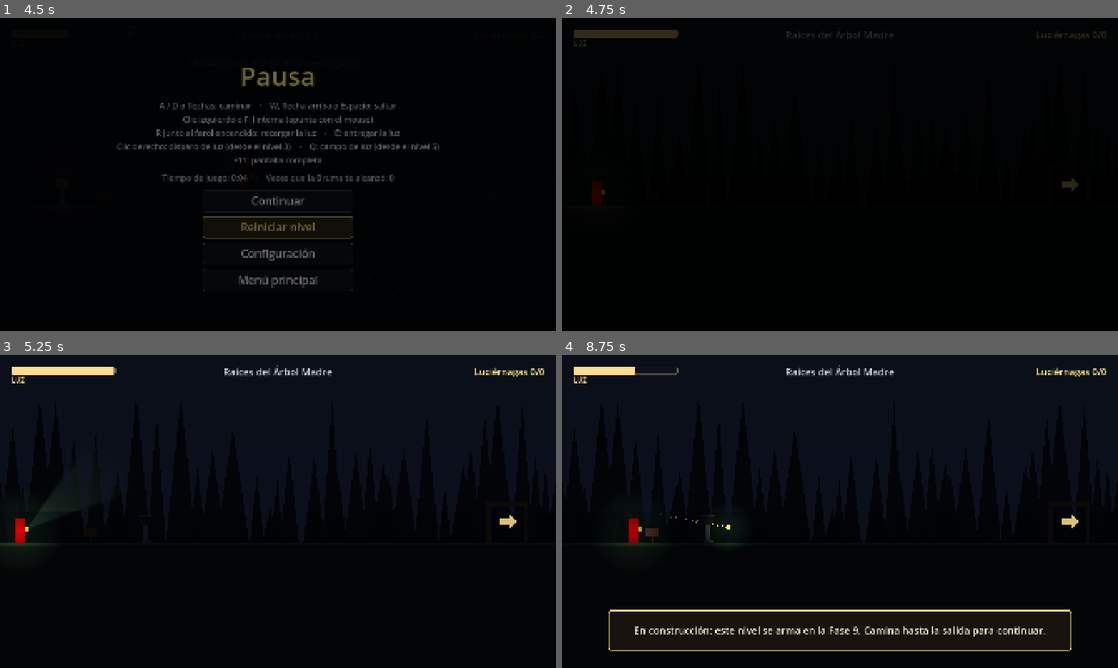
Above: before the commit, frames 1-4 (two rows, left to right).
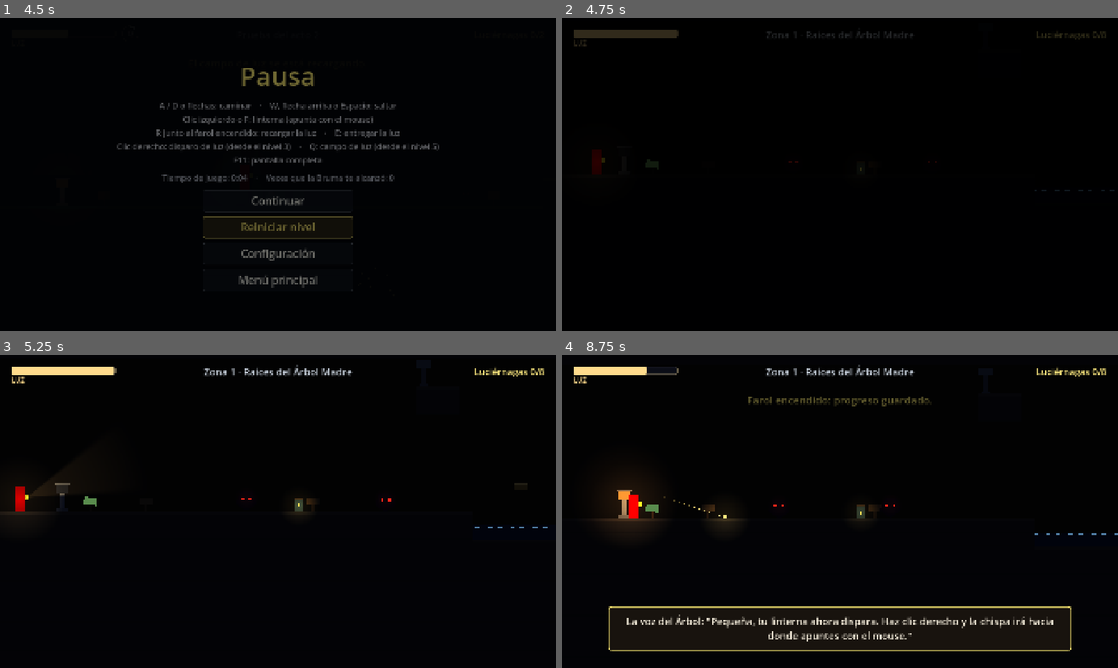
Above: after the commit, the same moments.

Repository: Kalettco/La-Neblina
Game: Godot game, scene res://escenas/niveles/nivel_prueba_acto2.tscn
Two runs of this game, one before a commit and one after it. Both use one fixed random seed, a clock stepped at 60 frames per second and the inputs below. This scene is started directly instead of the project's main scene.
Inputs (mouse positions are in pixels of both pictures, inside the frame that each line leads up to):
- Up to frame 1 (4.5 s): tap Enter at 0.5 s; move the mouse to (400, 158) at 0.52 s; hold F (linterna) 0.53-1.28 s; hold D (mover_derecha) 0.53-2.03 s; right-click (400, 158) at 0.6 s; click (400, 158) at 0.67 s; tap W (saltar) at 0.77, 1.52, 3.02, 3.77 s; move the mouse to (166, 190) at 1.27 s; tap F (linterna) at 1.35, 3.8 s; click (166, 190) at 1.42 s; right-click (166, 190) at 1.55 s; move the mouse to (333, 105) at 2.02 s; hold A (mover_izquierda) 2.03-2.78 s; hold F (linterna) 2.03-2.78 s; tap Q (campo_luz) at 2.1 s; click (333, 105) at 2.17 s; move the mouse to (250, 237) at 2.77 s; hold D (mover_derecha) 2.78-4.25 s; right-click (250, 237) at 2.85 s; click (250, 237) at 2.92 s; move the mouse to (444, 221) at 3.52 s; hold E (entregar_luz) 3.53-4.25 s; click (444, 221) at 3.67 s; tap Escape (pausa) at 4.15 s; click "Reiniciar nivel" at 4.25 s
- Up to frame 2 (4.75 s): no input
- Up to frame 3 (5.25 s): move the mouse to (111, 464) at 5.02 s; hold A (mover_izquierda) from 5.03 s (still down); tap F (linterna) at 5.1 s; click (111, 464) at 5.17 s
- Up to frame 4 (8.75 s): tap W (saltar) at 5.27, 6.77, 7.52, 8.27 s; right-click (673, 464) at 5.3 s; move the mouse to (867, 511) at 5.77 s; release A (mover_izquierda) at 5.78 s; hold D (mover_derecha) 5.78-6.53 s; hold F (linterna) 5.78-6.53 s; tap R (recargar_luz) at 5.85 s; click (867, 511) at 5.92 s; move the mouse to (756, 433) at 6.52 s; hold A (mover_izquierda) 6.53-8.03 s; tap Enter at 6.6 s; click (756, 433) at 6.67 s; right-click (756, 433) at 6.8 s; move the mouse to (962, 495) at 7.27 s; hold F (linterna) 7.28-8.03 s; tap Keypad Enter at 7.35 s; click (962, 495) at 7.42 s; move the mouse to (728, 527) at 8.02 s; hold D (mover_derecha) from 8.03 s (still down); tap Space at 8.1 s; click (728, 527) at 8.17 s; right-click (728, 527) at 8.3 s

Frame 1 is identical in both runs. In frame 2, 0.6% of the frame differs, in the area x 5-100%, y 4-60%; in frame 3, 9.7%; in frame 4, 14%, in the area x 0-100%, y 3-92%.

Commit message:
Fase 9: Nivel 3 completo (4 zonas), arenas de oleadas, raices que hablan y arreglo de la regla de los pies

Diff:
--- /dev/null
+++ b/escenas/objetos/arena.tscn
@@ -0,0 +1,6 @@
+[gd_scene format=3]
+
+[ext_resource type="Script" path="res://scripts/objetos/arena.gd" id="1_arena"]
+
+[node name="Arena" type="Node2D"]
+script = ExtResource("1_arena")
--- /dev/null
+++ b/escenas/objetos/puerta_arena.tscn
@@ -0,0 +1,11 @@
+[gd_scene format=3]
+
+[ext_resource type="Script" path="res://scripts/objetos/puerta_arena.gd" id="1_puerta"]
+
+[node name="PuertaArena" type="StaticBody2D"]
+collision_mask = 0
+script = ExtResource("1_puerta")
+
+[node name="CollisionShape2D" type="CollisionShape2D" parent="."]
+
+[node name="Visual" type="Node2D" parent="."]
--- a/scripts/datos/nivel_3_raices.gd
+++ b/scripts/datos/nivel_3_raices.gd
@@ -1,17 +1,88 @@
 extends RefCounted
-## Datos de "Nivel 3 · Las raíces profundas" (PROVISIONAL).
-## Nivel vacío con un cartel "En construcción" y una salida; se construye en la Fase 9.
+## Datos del NIVEL 3 · LAS RAÍCES PROFUNDAS (acto 2).
+## Horizontal, bajo tierra. Enseña el disparo de luz y termina en una arena.
+## Coordenadas en casillas de 48 px. Ver los comandos en scripts/nivel.gd.
+##
+## Reglas usadas: salto de hasta 3,5 casillas de alto y huecos de 2-3 casillas;
+## un farol cada 25-50 casillas; cada zona enseña algo nuevo.
 
 const NOMBRE: String = "Nivel 3 · Las raíces profundas"
-const SUBTITULO: String = "Acto 2 · En construcción"
+const SUBTITULO: String = "Acto 2"
 const OBJETIVO: String = "Usa el disparo de luz y baja por las raíces hasta la grieta."
 
 
 static func construir(n: Nivel) -> void:
-	n.tamano(40, 18)
-	n.zona(0, 40, "Raíces del Árbol Madre", 0.80, false)
-	n.inicio(2, 13)
-	n.suelo(0, 39, 14)
-	n.cartel(6, 13, "En construcción: este nivel se arma en la Fase 9. Camina hasta la salida para continuar.")
-	n.farol(10, 13)
-	n.salida(36, 13)
+	n.tamano(200, 24)
+	n.zona(0, 50, "Zona 1 · Raíces del Árbol Madre", 0.85, true)
+	n.zona(50, 105, "Zona 2 · Galería de raíces", 0.85, true)
+	n.zona(105, 150, "Zona 3 · El pozo de luciérnagas", 0.85, true)
+	n.zona(150, 200, "Zona 4 · La puerta de la Bruma", 0.88, true)
+	n.inicio(2, 12)
+
+	# --- Zona 1: Raíces del Árbol Madre (enseña el disparo) ---
+	n.bloque(0, 49, 0, 1)                      # techo
+	n.suelo(0, 33, 13)
+	n.farol(4, 12)
+	n.nota_raiz(6, 12, "La voz del Árbol: \"Pequeña, tu linterna ahora dispara. Haz clic derecho y la chispa irá hacia donde apuntes con el mouse.\"")
+	n.cartel(10, 12, "Cada chispa gasta 6 de luz. Las sombras aguantan dos chispas y, al deshacerse, sueltan una luciérnaga que recarga tu luz.")
+	n.sombra("patrulla", 16, 12, 13, 20)
+	n.frasco(21, 12)
+	n.cartel(22, 12, "Ese brasero de allá arriba está muy alto: ni la linterna lo alcanza. Desde aquí, dispárale tres chispas en diagonal para encenderlo y abrir las raíces.")
+	n.sombra("patrulla", 26, 12, 23, 29)
+	n.bloque(30, 32, 4, 5)                     # saliente alto (inalcanzable)
+	n.brasero(30, 3, "a")                      # en la orilla izquierda: se le dispara en diagonal
+	n.agua(34, 39, 14)
+	n.bloque(34, 39, 15, 23)
+	n.plataforma_luz(36, 37, 11)
+	n.suelo(40, 49, 13)
+	n.puerta(44, 8, 12, "a")
+
+	# --- Zona 2: Galería de raíces (primeras lanzadoras, coberturas) ---
+	n.bloque(50, 104, 0, 5)                    # techo bajo
+	n.suelo(50, 104, 13)
+	n.farol(52, 12)
+	n.cartel(54, 12, "Lanzadora de bruma: dispara esquirlas cuando te ve. Escóndete detrás de las raíces y dispárale cuando se asome. Tu linterna la asusta y no la deja disparar.")
+	n.bloque(60, 60, 10, 12)                   # cobertura
+	n.lanzadora(68, 9)
+	n.frasco(71, 12)
+	n.bloque(76, 76, 10, 12)                   # cobertura
+	n.sombra("patrulla", 80, 12, 77, 87)
+	n.lanzadora(84, 8)
+	n.frasco(88, 12)
+	n.bloque(92, 93, 10, 12)                   # cobertura
+	n.sombra("cazadora", 97, 12, 94, 102)
+	n.lanzadora(99, 9)
+	n.frasco(101, 12)
+	n.farol(103, 12)
+
+	# --- Zona 3: El pozo de luciérnagas (primer descenso, 8 casillas) ---
+	n.bloque(105, 149, 0, 3)                   # techo
+	n.suelo(105, 108, 13)
+	n.cartel(106, 12, "El pozo de luciérnagas. Baja por las plataformas escondidas: ilumínalas con la linterna mientras saltas. Abajo hay espinas.")
+	n.plataforma_luz(110, 111, 15)
+	n.bloque(114, 116, 17, 17)                 # saliente sólido
+	n.frasco(115, 16)
+	n.plataforma_luz(119, 120, 19)
+	n.suelo(109, 122, 22)
+	n.espinas(109, 122, 21)
+	n.suelo(123, 199, 21)
+	n.farol(125, 20)
+	n.frasco(130, 20)
+	n.sombra("cazadora", 137, 20, 127, 146)
+
+	# --- Zona 4: La puerta de la Bruma (arena con 1 oleada) ---
+	n.bloque(150, 199, 0, 12)                  # techo de la arena
+	n.farol(153, 20)
+	n.cartel(155, 20, "La puerta de la Bruma. Al entrar, las raíces se cerrarán detrás de ti. Vence a todas las sombras para abrir el paso.")
+	n.frasco(157, 20)
+	n.puerta_arena(160, 13, 20, "puerta")                # entrada: se cierra al entrar
+	n.bloque(169, 170, 18, 20)                 # coberturas dentro de la arena
+	n.bloque(176, 176, 18, 20)
+	n.arena(160, 185, "puerta", [
+		[["sombra", "patrulla", 165, 20], ["sombra", "cazadora", 173, 20],
+		 ["sombra", "patrulla", 181, 20], ["lanzadora", 179, 16]],
+	])
+	n.puerta_arena(186, 13, 20, "puerta", true)          # salida: abre al vencer
+	n.nota_raiz(190, 20, "La voz del Árbol: \"Más abajo se abre la grieta. Sigue bajando, pequeña. Tu papá te necesita.\"")
+	n.frasco(192, 20)
+	n.salida(196, 20)
--- a/scripts/juego.gd
+++ b/scripts/juego.gd
@@ -411,6 +411,9 @@
 	# Los proyectiles enemigos en vuelo desaparecen
 	for proyectil: Node in get_tree().get_nodes_in_group("proyectiles_enemigos"):
 		proyectil.queue_free()
+	# Las arenas sin vencer vuelven a empezar
+	for arena: Node in get_tree().get_nodes_in_group("arenas"):
+		arena.call("reiniciar")
 	# Los frascos agarrados después del último farol vuelven a aparecer
 	for frasco: Node in get_tree().get_nodes_in_group("frascos"):
 		frasco.call("restaurar")
--- a/scripts/nivel.gd
+++ b/scripts/nivel.gd
@@ -38,6 +38,8 @@
 const ESCENA_SOMBRA: PackedScene = preload("res://escenas/enemigos/sombra.tscn")
 const ESCENA_LANZADORA: PackedScene = preload("res://escenas/enemigos/lanzadora.tscn")
 const ESCENA_CRISTAL: PackedScene = preload("res://escenas/objetos/cristal.tscn")
+const ESCENA_PUERTA_ARENA: PackedScene = preload("res://escenas/objetos/puerta_arena.tscn")
+const ESCENA_ARENA: PackedScene = preload("res://escenas/objetos/arena.tscn")
 const ESCENA_GUARDIANA: PackedScene = preload("res://escenas/objetos/guardiana.tscn")
 const ESCENA_ARBOL: PackedScene = preload("res://escenas/objetos/arbol_madre.tscn")
 
@@ -438,3 +440,31 @@
 func cristal(x0: int, x1: int, y: int) -> void:
 	for x in range(x0, x1 + 1):
 		_colocar(ESCENA_CRISTAL.instantiate(), x, y, objetos)
+
+
+## Raíz que habla: textos de la voz del Árbol Madre (acto 2).
+func nota_raiz(x: int, y: int, texto: String) -> void:
+	var nuevo: Node2D = ESCENA_CARTEL.instantiate()
+	nuevo.set("texto", texto)
+	nuevo.set("es_raiz", true)
+	_colocar(nuevo, x, y, objetos)
+
+
+## Puerta de arena de 1 casilla de ancho, filas y0..y1. "cerrada" = salida de la arena.
+func puerta_arena(x: int, y0: int, y1: int, id: String, cerrada: bool = false) -> void:
+	var nueva: Node2D = ESCENA_PUERTA_ARENA.instantiate()
+	nueva.set("id_arena", id)
+	nueva.set("cerrada_al_inicio", cerrada)
+	nueva.set("alto_casillas", y1 - y0 + 1)
+	nueva.position = Vector2(x * CASILLA, y0 * CASILLA)
+	objetos.add_child(nueva)
+
+
+## Arena de oleadas entre las columnas x0 y x1 (ver formato en scripts/objetos/arena.gd).
+func arena(x0: int, x1: int, id: String, oleadas: Array) -> void:
+	var nueva: Node2D = ESCENA_ARENA.instantiate()
+	nueva.set("id_arena", id)
+	nueva.set("x0", x0)
+	nueva.set("x1", x1)
+	nueva.set("oleadas", oleadas)
+	enemigos.add_child(nueva)
--- /dev/null
+++ b/scripts/objetos/arena.gd
@@ -0,0 +1,130 @@
+extends Node2D
+## Arena de oleadas.
+## Cuando Lía entra (pasa la columna x0), se cierran las puertas de arena de su id,
+## aparecen los enemigos de la oleada 1; al vencerlos, la siguiente; al vencer la
+## última se abren todas las puertas de ese id.
+## Si Lía muere, la arena vuelve a empezar (puertas como al inicio, enemigos fuera).
+##
+## Formato de "oleadas" (en casillas), una lista por oleada:
+##   ["sombra", "patrulla" | "cazadora", x, y]
+##   ["lanzadora", x, y]
+##   ["frasco", x, y]          (aparece al empezar esa oleada)
+
+const ESCENA_SOMBRA: PackedScene = preload("res://escenas/enemigos/sombra.tscn")
+const ESCENA_LANZADORA: PackedScene = preload("res://escenas/enemigos/lanzadora.tscn")
+const ESCENA_FRASCO: PackedScene = preload("res://escenas/objetos/frasco.tscn")
+const ESPERA_ENTRE_OLEADAS: float = 1.2
+const COLOR_APARECER: Color = Color(0.4, 0.2, 0.55)
+
+var id_arena: String = "arena"
+var x0: int = 0                      # columnas (casillas) de la arena
+var x1: int = 0
+var oleadas: Array = []
+
+var empezada: bool = false
+var terminada: bool = false
+var _oleada: int = -1
+var _vivos: Array = []
+var _extras: Array = []              # frascos que aparecieron en la arena
+var _esperando: float = 0.0
+
+
+func _ready() -> void:
+	add_to_group("arenas")
+
+
+func _physics_process(delta: float) -> void:
+	if terminada:
+		return
+	var jugador: Jugador = Juego.jugador
+	if not is_instance_valid(jugador) or jugador.muerto:
+		return
+	if not empezada:
+		var columna: int = int(floor(jugador.global_position.x / Nivel.CASILLA))
+		if columna > x0 and columna <= x1:
+			_empezar()
+		return
+	if _esperando > 0.0:
+		_esperando -= delta
+		if _esperando <= 0.0:
+			_lanzar_oleada(_oleada + 1)
+		return
+	# ¿Quedan enemigos vivos en esta oleada?
+	var siguen: Array = []
+	for e: Variant in _vivos:
+		if is_instance_valid(e) and not (e as Node).get("derrotado"):
+			siguen.append(e)
+	_vivos = siguen
+	if _vivos.is_empty():
+		if _oleada + 1 < oleadas.size():
+			_esperando = ESPERA_ENTRE_OLEADAS
+		else:
+			_terminar()
+
+
+func _empezar() -> void:
+	empezada = true
+	for puerta: Node in get_tree().get_nodes_in_group("puertas_arena"):
+		if puerta.get("id_arena") == id_arena:
+			puerta.call("cerrar")
+	Juego.sacudir_camara(7.0, 0.4)
+	_lanzar_oleada(0)
+
+
+func _lanzar_oleada(indice: int) -> void:
+	_oleada = indice
+	if oleadas.size() > 1:
+		Juego.toast("¡Oleada %d de %d!" % [indice + 1, oleadas.size()])
+	else:
+		Juego.toast("¡La Bruma cerró el paso! Vence a todas las sombras.")
+	var contenedor: Node = get_parent()
+	for dato: Array in oleadas[indice]:
+		var nodo: Node2D = null
+		match String(dato[0]):
+			"sombra":
+				nodo = ESCENA_SOMBRA.instantiate()
+				nodo.set("tipo", dato[1])
+				nodo.set("limite_izq", (x0 + 1.5) * Nivel.CASILLA)
+				nodo.set("limite_der", (x1 - 0.5) * Nivel.CASILLA)
+				nodo.position = Nivel.pie_de_casilla(dato[2], dato[3])
+			"lanzadora":
+				nodo = ESCENA_LANZADORA.instantiate()
+				nodo.position = Nivel.pie_de_casilla(dato[1], dato[2])
+			"frasco":
+				nodo = ESCENA_FRASCO.instantiate()
+				nodo.position = Nivel.pie_de_casilla(dato[1], dato[2])
+		if nodo == null:
+			continue
+		contenedor.add_child(nodo)
+		if nodo is Enemigo:
+			_vivos.append(nodo)
+			(nodo as Enemigo).visual.modulate.a = 0.0   # aparece poco a poco
+			Efectos.estallido(contenedor, (nodo as Enemigo).centro(), COLOR_APARECER, 20)
+		else:
+			_extras.append(nodo)
+
+
+func _terminar() -> void:
+	terminada = true
+	for puerta: Node in get_tree().get_nodes_in_group("puertas_arena"):
+		if puerta.get("id_arena") == id_arena:
+			puerta.call("abrir")
+	Juego.sacudir_camara(8.0, 0.5)
+	Juego.toast("La puerta de la Bruma se abrió.")
+
+
+## Lía murió: si la arena no se había vencido, vuelve a empezar desde cero.
+func reiniciar() -> void:
+	if terminada or not empezada:
+		return
+	for nodo: Node in _vivos + _extras:
+		if is_instance_valid(nodo):
+			nodo.queue_free()
+	_vivos.clear()
+	_extras.clear()
+	empezada = false
+	_oleada = -1
+	_esperando = 0.0
+	for puerta: Node in get_tree().get_nodes_in_group("puertas_arena"):
+		if puerta.get("id_arena") == id_arena:
+			puerta.call("reiniciar")
--- a/scripts/objetos/cartel.gd
+++ b/scripts/objetos/cartel.gd
@@ -1,16 +1,23 @@
 @tool
 extends Area2D
-## Cartel de madera o Nota de papá.
+## Cartel de madera, Nota de papá o Raíz que habla (la voz del Árbol Madre, acto 2).
 ## El texto lo muestra el HUD cuando Lía está cerca (lo decide el autoload Juego).
 ## Origen = centro inferior de la casilla (pie del poste).
 
 const COLOR_TABLA: Color = Color(0.45, 0.3, 0.17)
 const COLOR_PAPEL: Color = Color(0.9, 0.86, 0.74)
+const COLOR_RAIZ: Color = Color(0.35, 0.55, 0.3)
 
 @export_multiline var texto: String = ""
 @export var es_nota: bool = false:
 	set(valor):
 		es_nota = valor
+		if is_node_ready():
+			_aplicar_aspecto()
+## Raíz que habla: brilla un poco en verde (se ve en la oscuridad).
+@export var es_raiz: bool = false:
+	set(valor):
+		es_raiz = valor
 		if is_node_ready():
 			_aplicar_aspecto()
 
@@ -23,6 +30,12 @@
 
 func _aplicar_aspecto() -> void:
 	var tabla: ColorRect = $Visual/Tabla
+	if es_raiz:
+		tabla.color = COLOR_RAIZ
+		tabla.rotation = deg_to_rad(6.0)
+		if not Engine.is_editor_hint():
+			tabla.material = Efectos.material_sin_sombra()
+		return
 	tabla.color = COLOR_PAPEL if es_nota else COLOR_TABLA
 	# La nota de papá va clavada un poco inclinada
 	tabla.rotation = deg_to_rad(-8.0) if es_nota else 0.0
--- a/scripts/objetos/cristal.gd
+++ b/scripts/objetos/cristal.gd
@@ -14,7 +14,7 @@
 
 func _esta_iluminada() -> bool:
 	for x: float in [-20.0, 0.0, 20.0]:
-		if Juego.campo_ilumina(to_global(Vector2(x, CENTRO_Y))):
+		if Juego.campo_ilumina(to_global(Vector2(x, PUNTO_LUZ_Y))):
 			return true
 	return false
 
--- a/scripts/objetos/plataforma_luz.gd
+++ b/scripts/objetos/plataforma_luz.gd
@@ -10,6 +10,9 @@
 const DURACION_DESTELLO: float = 0.5
 const ALFA_DESTELLO: float = 0.14
 const CENTRO_Y: float = -36.0             # centro de la pieza (mitad superior de la casilla)
+## Altura donde se mide la luz: justo bajo la SUPERFICIE de la pieza. Así la regla de
+## los pies (60 px alrededor de la linterna) siempre alcanza la pieza donde está parada Lía.
+const PUNTO_LUZ_Y: float = -46.0
 
 @onready var colision: CollisionShape2D = $CollisionShape2D
 @onready var visual: Node2D = $Visual
@@ -43,7 +46,7 @@
 	if not is_instance_valid(jugador):
 		return false
 	for x: float in [-20.0, 0.0, 20.0]:
-		if Juego.esta_iluminado(to_global(Vector2(x, CENTRO_Y))):
+		if Juego.esta_iluminado(to_global(Vector2(x, PUNTO_LUZ_Y))):
 			return true
 	return false
 
--- /dev/null
+++ b/scripts/objetos/puerta_arena.gd
@@ -0,0 +1,86 @@
+@tool
+extends StaticBody2D
+## Puerta de arena: raíces negras de la Bruma.
+## - Entrada (cerrada_al_inicio = false): abierta; se cierra detrás de Lía al empezar la arena.
+## - Salida  (cerrada_al_inicio = true): cerrada hasta vencer la última oleada.
+## Al vencer la arena, todas las puertas de ese id se abren.
+## Mide 1 casilla de ancho y "alto_casillas" de alto.
+## Origen = esquina SUPERIOR IZQUIERDA de la casilla de arriba.
+
+const CASILLA: float = 48.0
+const TIEMPO_CAMBIO: float = 0.4
+const COLOR_RAIZ: Color = Color(0.16, 0.08, 0.2)
+const COLOR_VENA: Color = Color(0.55, 0.2, 0.7)
+const ALFA_ABIERTA: float = 0.12
+
+@export var id_arena: String = "arena"
+@export var cerrada_al_inicio: bool = false
+@export_range(1, 30) var alto_casillas: int = 3:
+	set(valor):
+		alto_casillas = valor
+		if is_node_ready():
+			_construir()
+
+var cerrada: bool = false
+
+
+func _ready() -> void:
+	_construir()
+	if Engine.is_editor_hint():
+		return
+	add_to_group("puertas_arena")
+	reiniciar()
+
+
+## Vuelve al estado inicial (cuando Lía muere dentro de la arena).
+func reiniciar() -> void:
+	_poner(cerrada_al_inicio, false)
+
+
+func cerrar() -> void:
+	_poner(true, true)
+
+
+func abrir() -> void:
+	_poner(false, true)
+
+
+func _poner(cerrar_ahora: bool, animado: bool) -> void:
+	cerrada = cerrar_ahora
+	$CollisionShape2D.set_deferred("disabled", not cerrar_ahora)
+	var alfa: float = 1.0 if cerrar_ahora else ALFA_ABIERTA
+	var visual: Node2D = $Visual
+	if animado:
+		create_tween().tween_property(visual, "modulate:a", alfa, TIEMPO_CAMBIO)
+		Audio.sfx_puerta()
+	else:
+		visual.modulate.a = alfa
+
+
+## Colisión y marcador (raíces negras con venas moradas que brillan).
+func _construir() -> void:
+	var alto: float = alto_casillas * CASILLA
+	var forma: RectangleShape2D = RectangleShape2D.new()
+	forma.size = Vector2(CASILLA, alto)
+	var colision: CollisionShape2D = $CollisionShape2D
+	colision.shape = forma
+	colision.position = Vector2(CASILLA / 2.0, alto / 2.0)
+	var visual: Node2D = $Visual
+	for hijo: Node in visual.get_children():
+		hijo.queue_free()
+	var fondo: ColorRect = ColorRect.new()
+	fondo.mouse_filter = Control.MOUSE_FILTER_IGNORE
+	fondo.color = COLOR_RAIZ
+	fondo.size = Vector2(CASILLA, alto)
+	visual.add_child(fondo)
+	for i in range(2):
+		var vena: Line2D = Line2D.new()
+		vena.width = 3.0
+		vena.default_color = COLOR_VENA
+		if not Engine.is_editor_hint():
+			vena.material = Efectos.material_sin_sombra()
+		var y: float = 0.0
+		while y <= alto:
+			vena.add_point(Vector2(16.0 + i * 16.0 + sin(y * 0.07 + i * 3.0) * 7.0, y))
+			y += 12.0
+		visual.add_child(vena)
Not shown, added: scripts/objetos/arena.gd.uid
Not shown, added: scripts/objetos/puerta_arena.gd.uid
